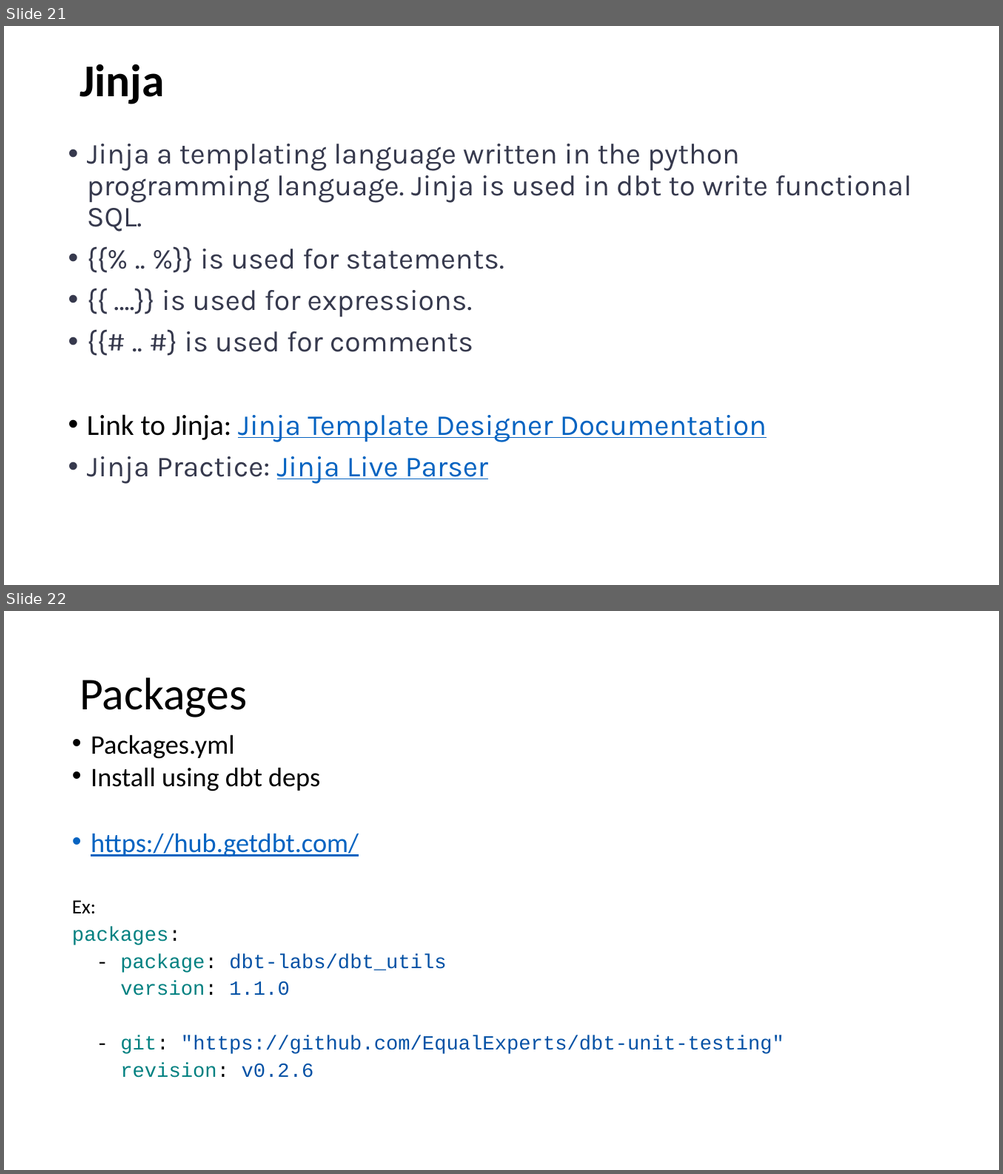
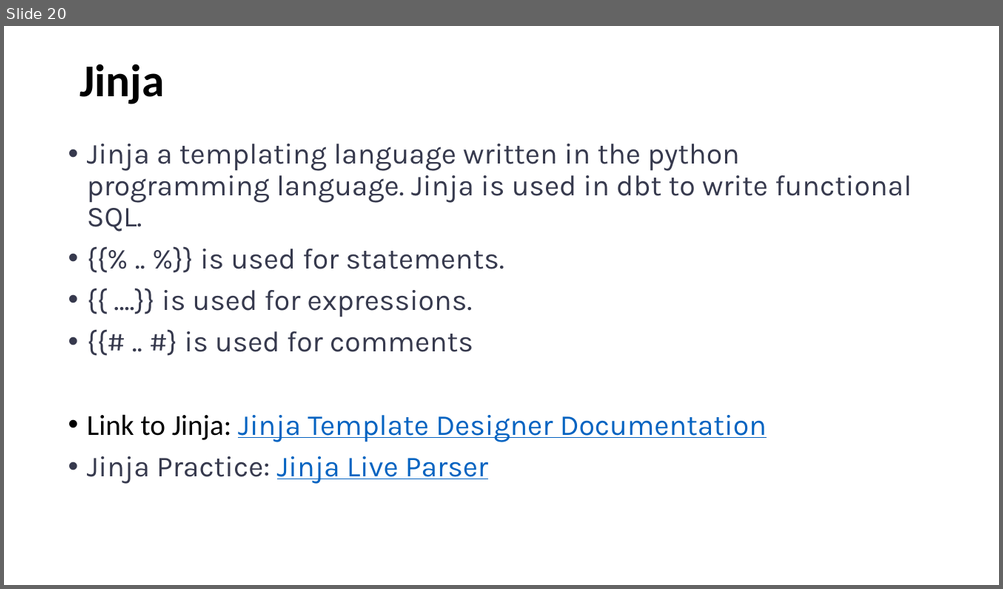
Before and after one commit to Amar-AIcloud/dbt_snowflake, a slide deck: DBT training.pptx. Shown one above the other, each under a label of ours: slides 21 and 22 before the commit, slide 20 after it. The pictures are 1003x1174 and 1003x589 pixels, drawn with LibreOffice and Linux fonts; fonts in the diff are those of the drawing. Boxes give left, top, right and bottom in pixels: in the first picture for what was removed or moved away, otherwise in the second. Text is boxed around its words. In the diff, an @@ line names an element or a change of style, - is before the commit and + after.

```diff
--- a/DBT training.pptx
+++ b/DBT training.pptx
@@ slide 22 removed at (4,611,999,1170), background #FFFFFF @@
@@ title removed at (79,678,247,718) @@
-Packages
@@ text removed at (72,735,784,1078) @@
-• Packages.yml
-• Install using dbt deps
-• https://hub.getdbt.com/
-Ex:
-packages:
-- package: dbt-labs/dbt_utils
-version: 1.1.0
-- git: "https://github.com/EqualExperts/dbt-unit-testing"
-revision: v0.2.6
@@ what was slide 21 is now slide 20 @@
```
Also in this commit, not shown: 5 slides changed, 1 slide added, 1 other slide removed, 8 other files.
